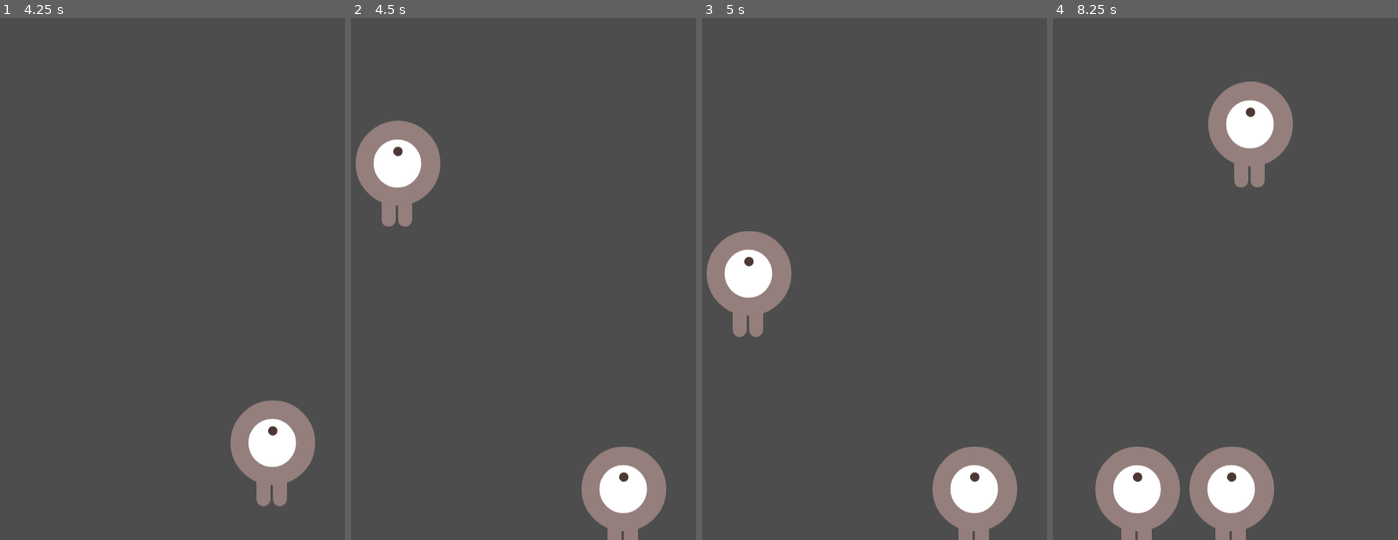
Above: before the commit, frames 1-4 (left to right).
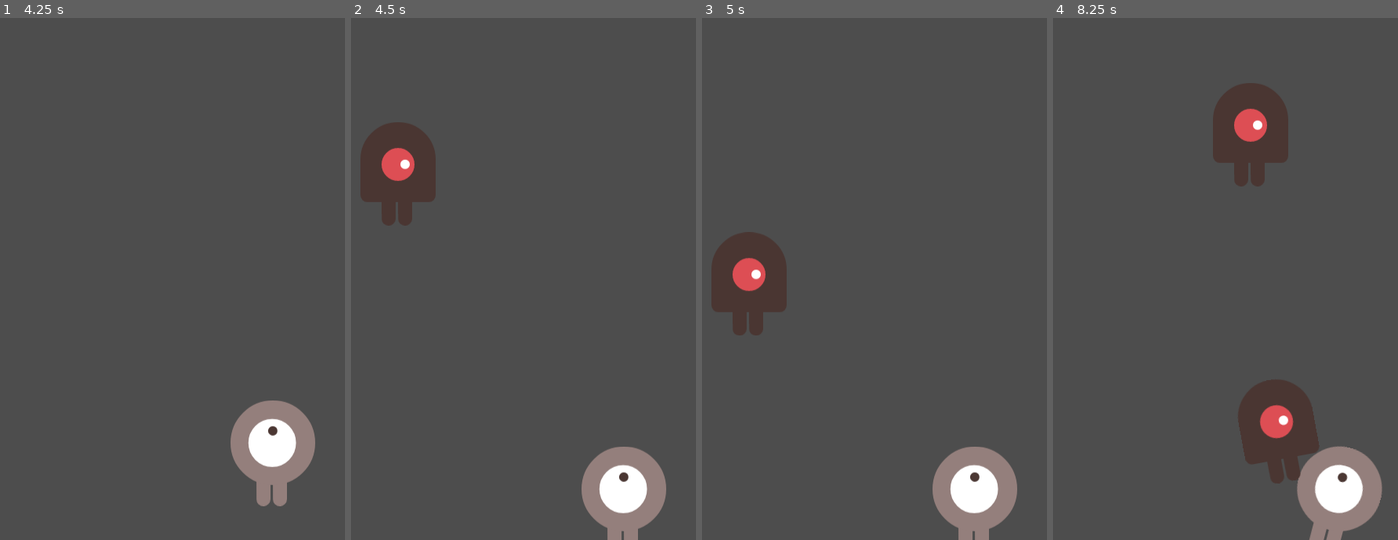
Above: after the commit, the same moments.

Repository: ztcjoe93/cat-game
Game: Godot game, scene res://container.tscn
Two runs of this game, one before a commit and one after it. Both use one fixed random seed, a clock stepped at 60 frames per second and the inputs below.
Inputs (mouse positions are in pixels of both pictures, inside the frame that each line leads up to):
- Up to frame 1 (4.25 s): move the mouse to (241, 232) at 0.52 s; click (241, 232) at 0.6 s; move the mouse to (86, 284) at 1.27 s; click (86, 284) at 1.35 s; move the mouse to (196, 132) at 2.02 s; click (196, 132) at 2.1 s; move the mouse to (141, 372) at 2.77 s; click (141, 372) at 2.85 s; tap Enter at 3.5 s; move the mouse to (272, 341) at 3.52 s; click (272, 341) at 3.6 s
- Up to frame 2 (4.5 s): move the mouse to (399, 174) at 4.27 s; click (399, 174) at 4.35 s
- Up to frame 3 (5 s): no input
- Up to frame 4 (8.25 s): move the mouse to (1232, 258) at 5.02 s; click (1232, 258) at 5.1 s; move the mouse to (1156, 117) at 5.77 s; click (1156, 117) at 5.85 s; move the mouse to (1294, 232) at 6.52 s; click (1294, 232) at 6.6 s; move the mouse to (1139, 284) at 7.27 s; click (1139, 284) at 7.35 s; move the mouse to (1249, 132) at 8.02 s; click (1249, 132) at 8.1 s

Frame 1 is identical in both runs. In frame 2, 3.6% of the frame differs, in the area x 1-26%, y 19-40%; in frame 3, 3.6%; in frame 4, 17%, in the area x 12-96%, y 12-100%.

Commit message:
feat(blob): randomize blobs, collision-logic based off metadata type

Diff:
--- a/blob.gd
+++ b/blob.gd
@@ -1,10 +1,21 @@
 extends RigidBody2D
 
+var basic_blob = preload("res://dodge_the_creeps_2d_assets/art/basic_blob.png")
+var special_blob = preload("res://dodge_the_creeps_2d_assets/art/special_blob.png")
+
+var blob_list = ["basic", "special"]
 
 # Called when the node enters the scene tree for the first time.
 func _ready():
-	pass # Replace with function body.
+	var rng = RandomNumberGenerator.new()
+	rng.randomize()
+	var blob_type = blob_list[rng.randi() % blob_list.size()]
+	self.set_meta("type", blob_type)
 
+	if blob_type == "special":
+		$Sprite2D.set_texture(special_blob)
+	elif blob_type == "basic":
+		$Sprite2D.set_texture(basic_blob)
 
 # Called every frame. 'delta' is the elapsed time since the previous frame.
 func _process(delta):
@@ -14,4 +25,5 @@
 func _on_body_entered(body):
 	if body.get_class() == "RigidBody2D":
 		print("collided with blob-type: %s" % body.get_meta("type"))
-		body.queue_free()
+		if self.get_meta("type") == body.get_meta("type"):
+			body.queue_free()
--- a/blob.tscn
+++ b/blob.tscn
@@ -1,6 +1,5 @@
-[gd_scene load_steps=4 format=3 uid="uid://cebbbdujadcb0"]
+[gd_scene load_steps=3 format=3 uid="uid://cebbbdujadcb0"]
 
-[ext_resource type="Texture2D" uid="uid://dsa3llr83tbf8" path="res://dodge_the_creeps_2d_assets/art/playerGrey_up1.png" id="1_6w6db"]
 [ext_resource type="Script" path="res://blob.gd" id="1_gdbcx"]
 
 [sub_resource type="CircleShape2D" id="CircleShape2D_jgbif"]
@@ -17,6 +16,5 @@
 shape = SubResource("CircleShape2D_jgbif")
 
 [node name="Sprite2D" type="Sprite2D" parent="."]
-texture = ExtResource("1_6w6db")
 
 [connection signal="body_entered" from="." to="." method="_on_body_entered"]
Binary file added: dodge_the_creeps_2d_assets/art/basic_blob.png
Not shown, added: dodge_the_creeps_2d_assets/art/basic_blob.png.import
Binary file added: dodge_the_creeps_2d_assets/art/special_blob.png
Not shown, added: dodge_the_creeps_2d_assets/art/special_blob.png.import
